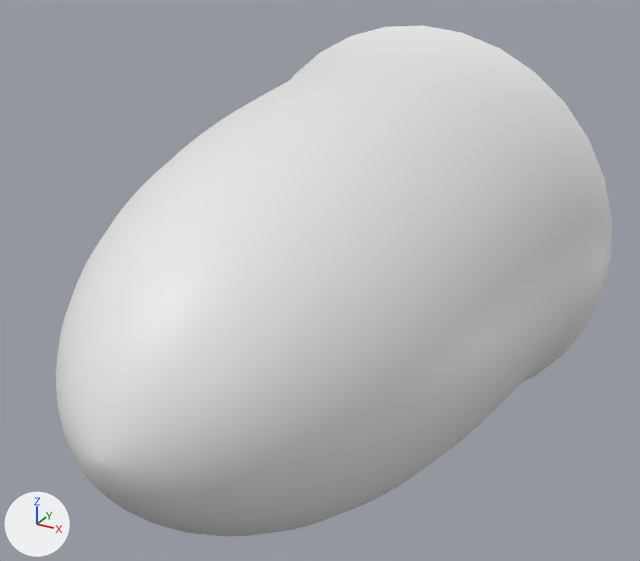
Renders of the glTF model frontend/public/head2.glb from each side of a commit.
Before and after are seen from a camera (50 mm lens) standing at (2.08, -11.65, 1.98) and looking at (0.07, -7.99, 0.15). Lighting does not change. The marker at lower left points along +X, +Y and +Z. The picture after the commit comes second.

Script lines for the objects in view, before the commit:
```python
me_headmesh2 = bpy.data.meshes.new('HeadMesh2')
me_headmesh2.from_pydata(...)  # 2945 vertices, 5856 faces; spans x -1.25..1.25, y -9.6..-6.6, z -1.25..1.25
me_headmesh2.materials.append(mat_headmaterial)  # white #e7e7e7
ob_head2 = bpy.data.objects.new('Head2', me_headmesh2)
ob_head2.location = (0.0, 0.0, 0.0)
```
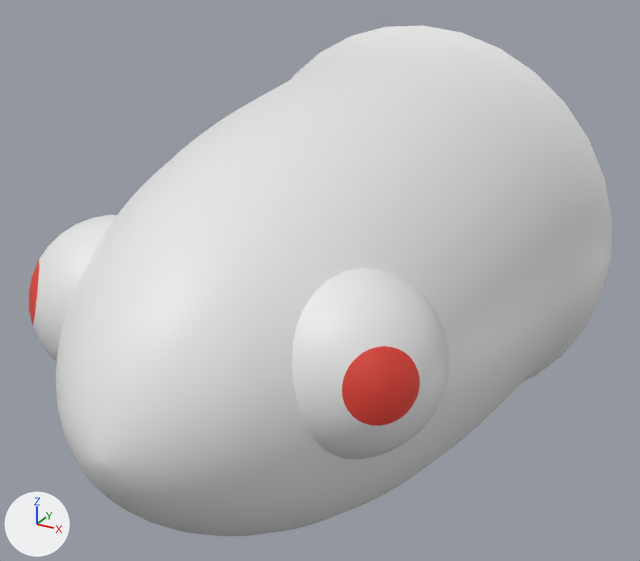
Location of each change, [x1, y1, x2, y2] in pixels of the pictures (640 x 561 px):
'Head2', reshaped: before [56, 25, 612, 536]; after [29, 25, 612, 536]
part 1 of me_headmesh2, added: after [292, 268, 449, 460]
part 2 of me_headmesh2, added: after [29, 215, 117, 362]

What the commit changed:
Material 'Material' (mat_material) is new.
Its base color is (0.8, 0.8, 0.8) (white #e7e7e7).
Material 'Material.001' (mat_material_001) is new.
Its base color is (0.8, 0.0586, 0.0378) (red #e74437).
me_headmesh2 is used by ob_head2; location (0.0, 0.0, 0.0).
me_headmesh2 had 2945 vertices, 5856 faces and spanned x -1.25..1.25, y -9.6..-6.6, z -1.25..1.25.
me_headmesh2 now has 3909 vertices, 7776 faces and spans x -1.25..1.25, y -9.6..-6.6, z -1.25..1.25.
me_headmesh2 part 1: a new loose piece of 482 vertices spanning x 0.22..1.03, y -9.14..-8.33, z -0.21..0.59.
me_headmesh2 part 2: a new loose piece of 482 vertices spanning x -1.03..-0.22, y -9.14..-8.33, z -0.21..0.59.
me_headmesh2 gains material mat_material (white #e7e7e7).
me_headmesh2 gains material mat_material_001 (red #e74437).
